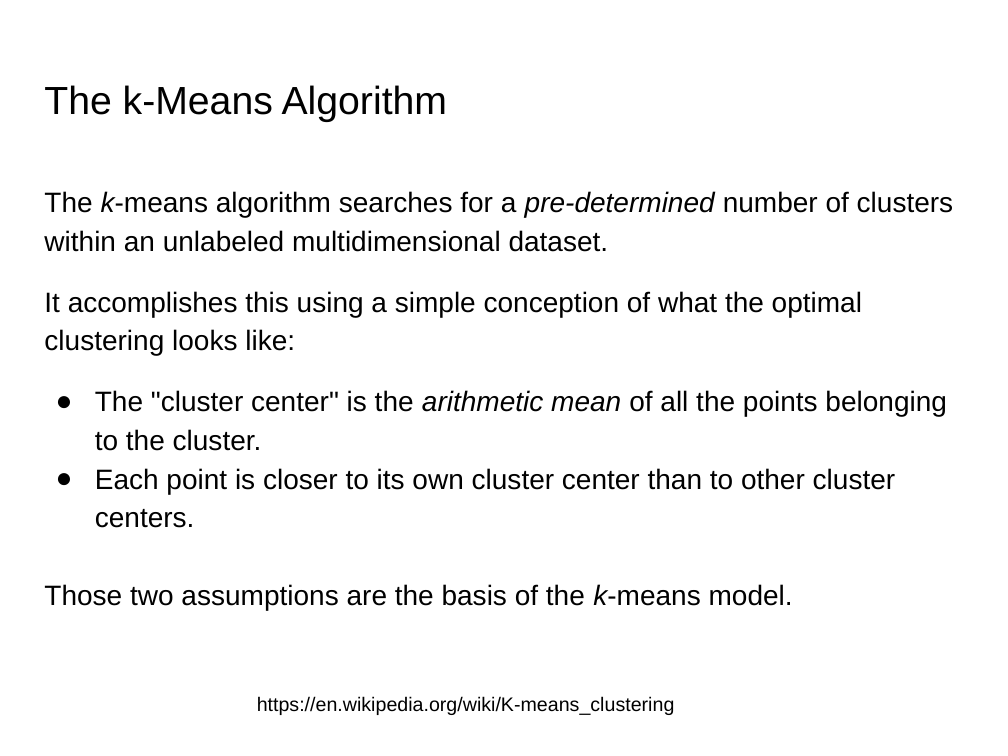
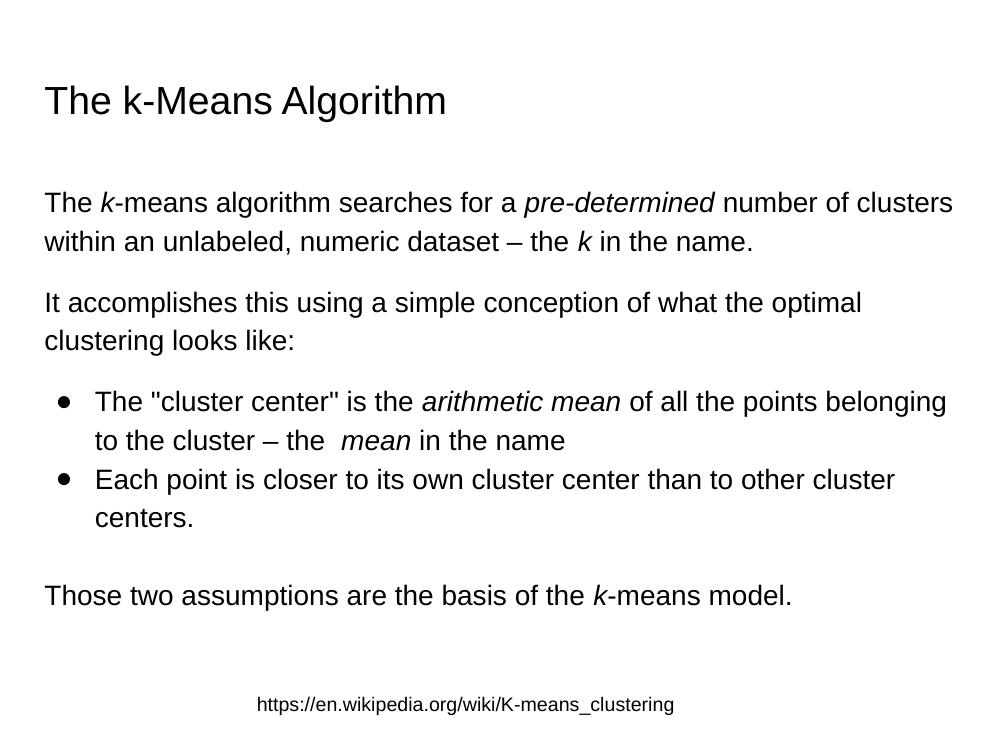
Before and after one commit to lutzhamel/CSC310, a slide deck: slide 3 of notes/17-unsupervised-learning.pptx. Drawn at 1008x756 pixels with LibreOffice and Linux fonts; fonts in the diff are those of the drawing. Boxes give left, top, right and bottom in pixels: in the first picture for what was removed or moved away, otherwise in the second. Text is boxed around its words. In the diff, an @@ line names an element or a change of style, - is before the commit and + after.

```diff
--- a/notes/17-unsupervised-learning.pptx
+++ b/notes/17-unsupervised-learning.pptx
@@ text at box(44, 191, 954, 255): text changed @@
-The k-means algorithm searches for a pre-determined number of clusters within an unlabeled multidimensional dataset.
+The k-means algorithm searches for a pre-determined number of clusters within an unlabeled, numeric dataset – the k in the name.
@@ text at box(95, 390, 947, 451): text changed @@
-● The "cluster center" is the arithmetic mean of all the points belonging to the cluster.
+● The "cluster center" is the arithmetic mean of all the points belonging to the cluster – the mean in the name
```
Also in this commit, not shown: 9 other slides changed, 1 slide added, 2 slides removed, 2 other files.
